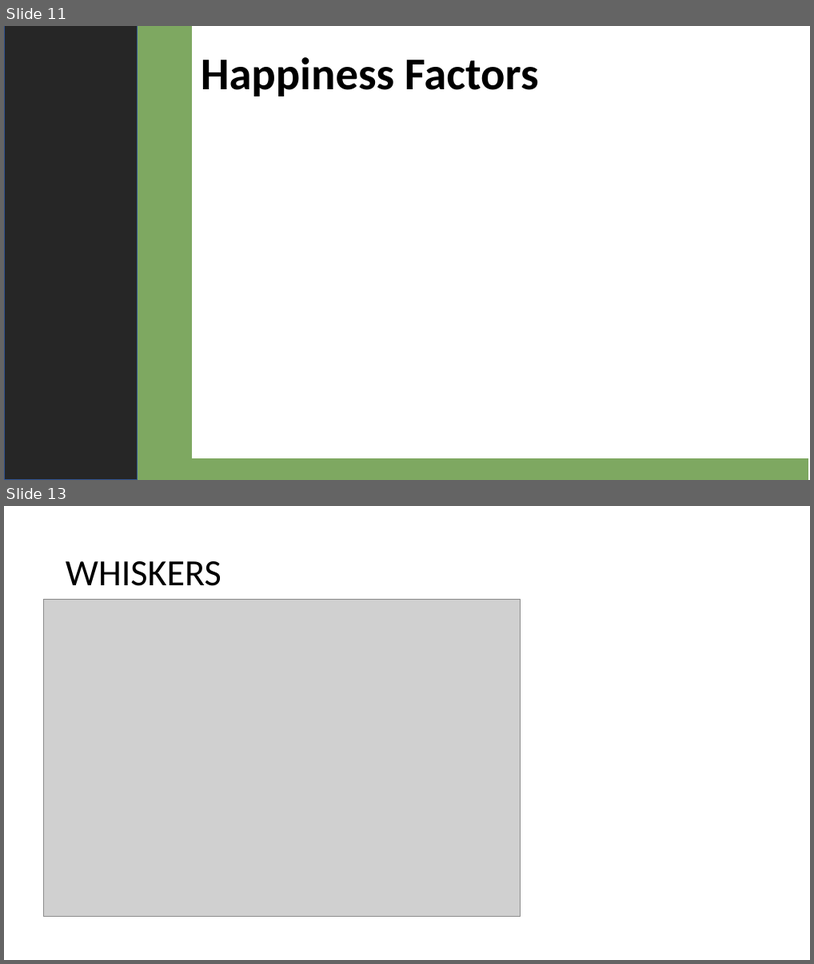
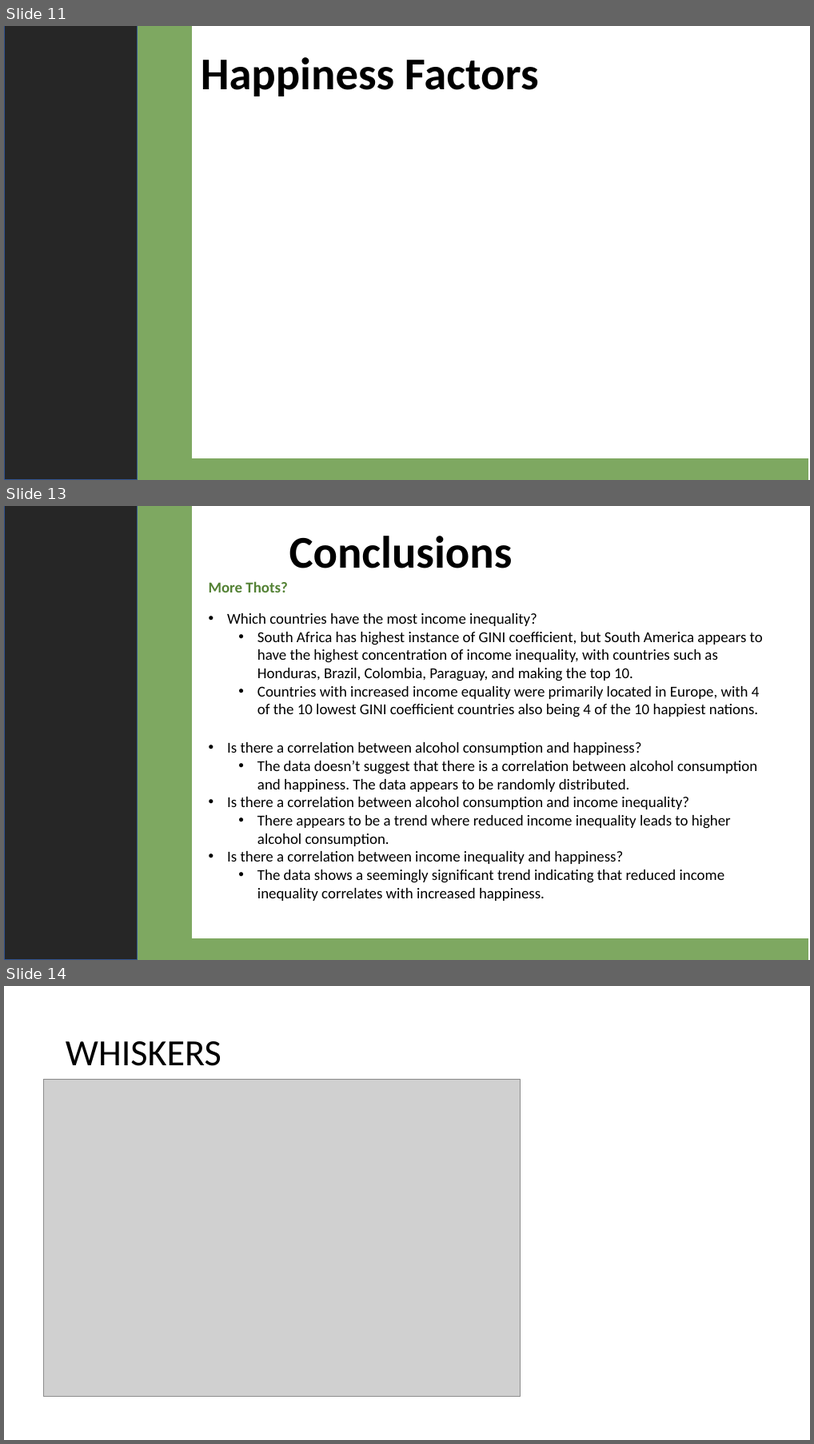
Before and after one commit to 4d4m43/DrinkAndBeHapPY, a slide deck: DrinkandBeHappy_AY.pptx. Shown one above the other, each under a label of ours: slides 11 and 13 before the commit, slides 11, 13 and 14 after it; the slides between them are not shown. The pictures are 814x964 and 814x1444 pixels, drawn with LibreOffice and Linux fonts; fonts in the diff are those of the drawing; grey boxes stand for pictures. Boxes give left, top, right and bottom in pixels: in the first picture for what was removed or moved away, otherwise in the second. Text is boxed around its words. In the diff, an @@ line names an element or a change of style, - is before the commit and + after.

```diff
--- a/DrinkandBeHappy_AY.pptx
+++ b/DrinkandBeHappy_AY.pptx
@@ slide 13 added at [4,506,810,960], background #FFFFFF @@
@@ rectangle added at [4,506,137,960], fill #262626, outline #325491 1 pt @@
@@ rectangle added at [70,506,191,960], fill #7EA861, outline #7EA861 1 pt @@
@@ text added at [290,536,513,568], 54 pt, text #000000, bold @@
+Conclusions
@@ text added at [209,581,287,592], 18 pt, text #548235, bold @@
+More Thots?
@@ text added at [227,613,763,900], 18 pt, text #000000 @@
+• Which countries have the most income inequality?
+  • South Africa has highest instance of GINI coefficient, but South America appears to have the highest concentration of income inequality, with countries such as Honduras, Brazil, Colombia, Paraguay, and making the top 10.
+  • Countries with increased income equality were primarily located in Europe, with 4 of the 10 lowest GINI coefficient countries also being 4 of the 10 happiest nations.
+• Is there a correlation between alcohol consumption and happiness?
+  • The data doesn’t suggest that there is a correlation between alcohol consumption and happiness. The data appears to be randomly distributed.
+• Is there a correlation between alcohol consumption and income inequality?
+  • There appears to be a trend where reduced income inequality leads to higher alcohol consumption.
+• Is there a correlation between income inequality and happiness?
+  • The data shows a seemingly significant trend indicating that reduced income inequality correlates with increased happiness.
@@ rectangle added at [169,939,809,960], fill #7EA861, outline #7EA861 1 pt @@
@@ what was slide 13 is now slide 14 @@
```
Also in this commit, not shown: 1 other slide added, 1 slide removed, 1 other file.
